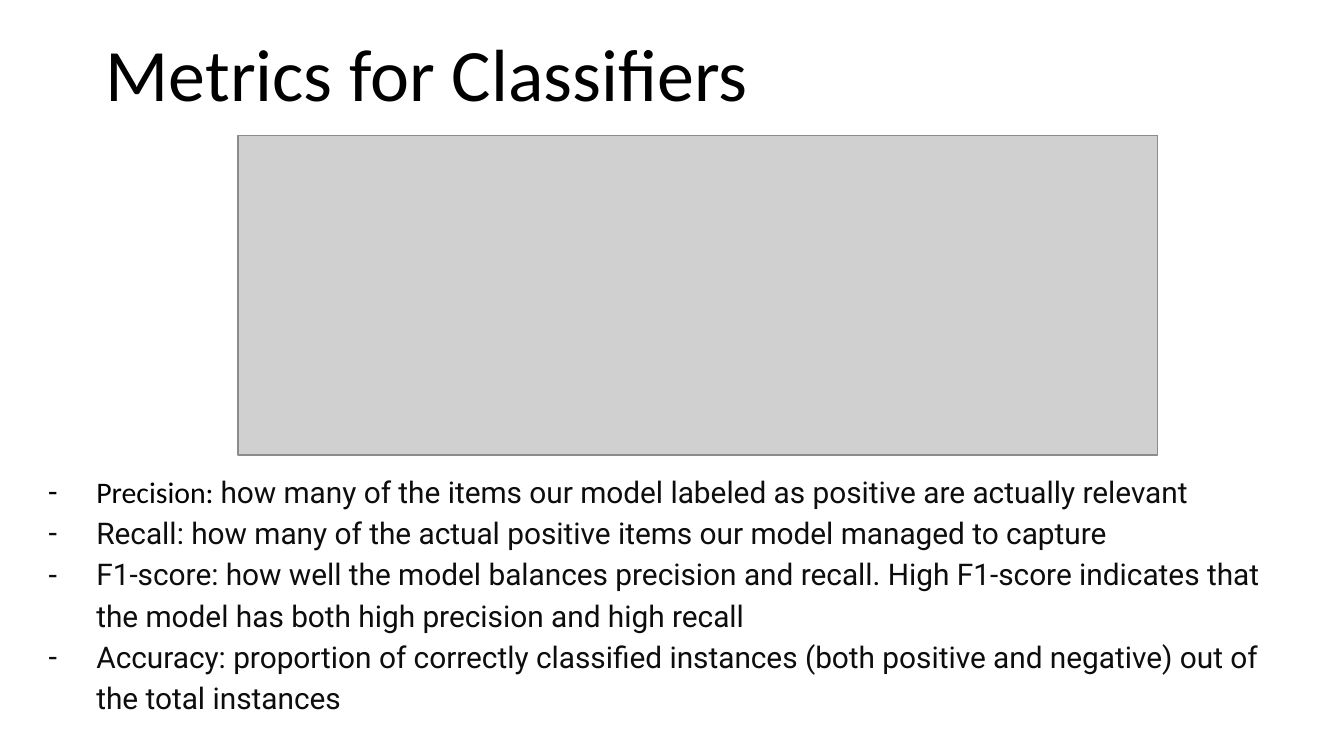
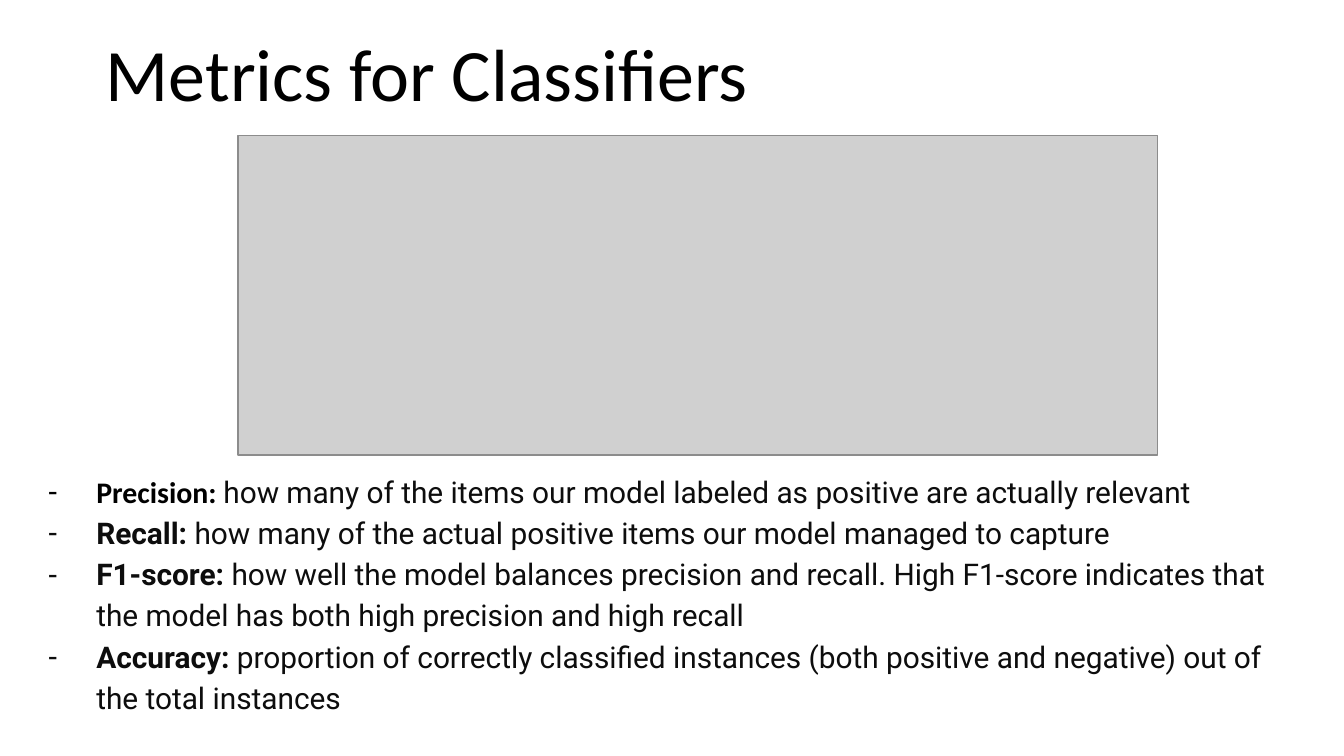
Before and after one commit to suvoganguli/FinalProject, a slide deck: slide 12 of Final Report.pptx. Drawn at 1344x756 pixels with LibreOffice and Linux fonts; fonts in the diff are those of the drawing; grey boxes stand for pictures. Boxes give left, top, right and bottom in pixels: in the first picture for what was removed or moved away, otherwise in the second. Text is boxed around its words. In the diff, an @@ line names an element or a change of style, - is before the commit and + after.

```diff
--- a/Final Report.pptx
+++ b/Final Report.pptx
@@ text "Precision: how many of the ..." at [96,480,1265,710]: bold on in "Precision:", "Recall:", "F1-score:", "Accuracy:" @@
```
Also in this commit, not shown: 2 other slides changed, 2 other files.
